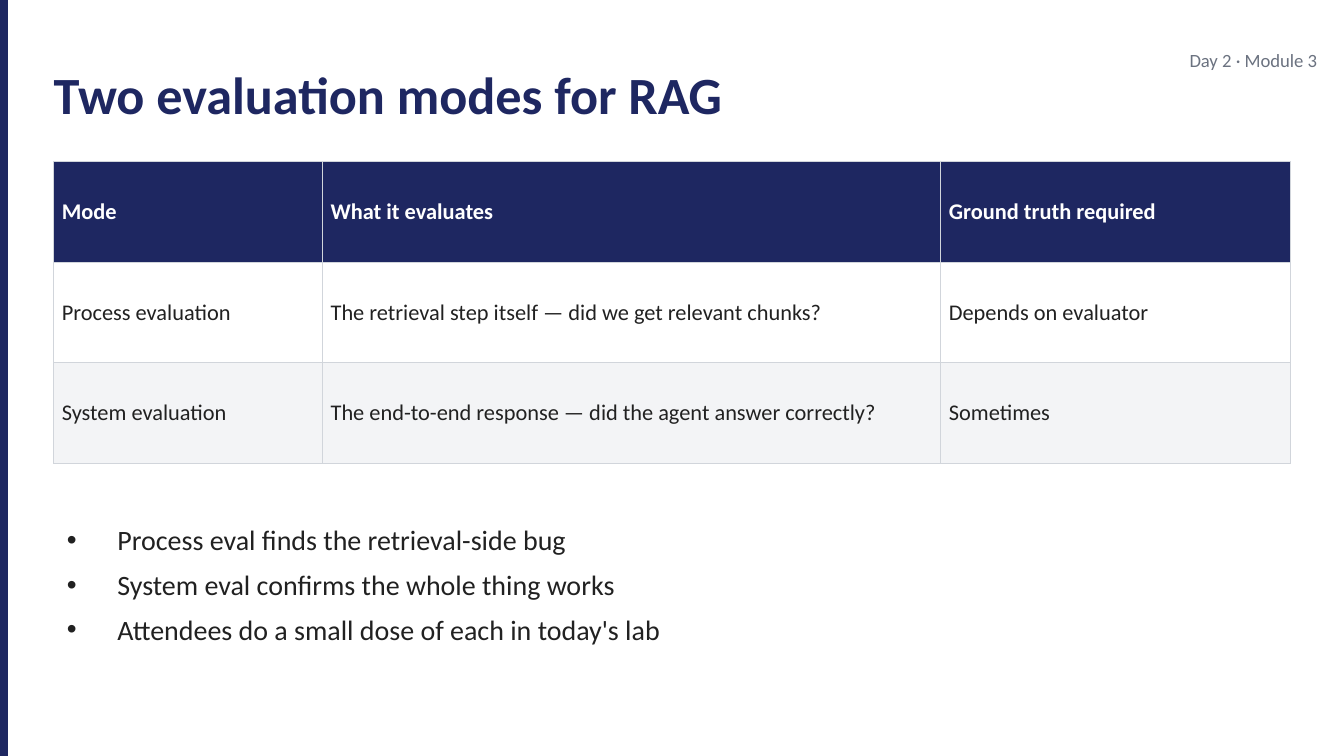
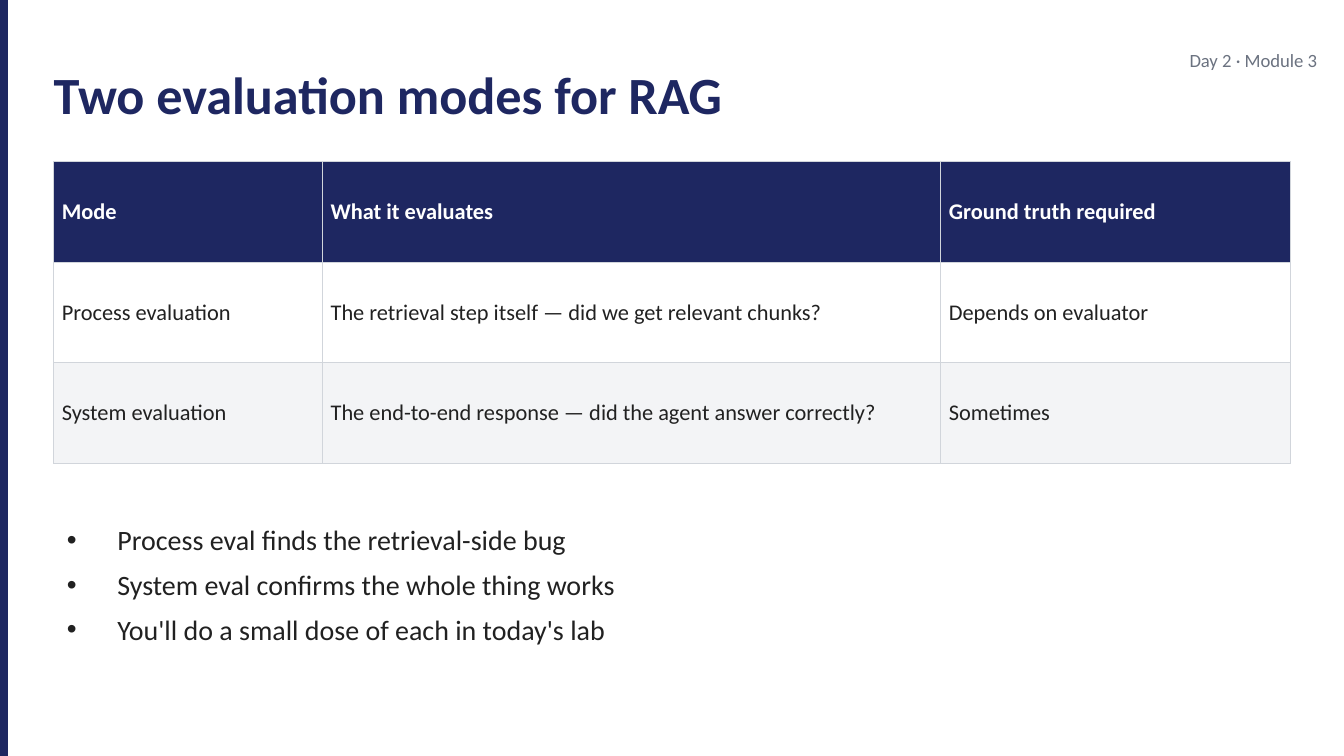
Before and after one commit to JimPiquant/Building-AI-Apps-and-Agents, a slide deck: slide 3 of decks/day2/module-3-eval-retrieval.pptx. Drawn at 1344x756 pixels with LibreOffice and Linux fonts; fonts in the diff are those of the drawing. Boxes give left, top, right and bottom in pixels: in the first picture for what was removed or moved away, otherwise in the second. Text is boxed around its words. In the diff, an @@ line names an element or a change of style, - is before the commit and + after.

```diff
--- a/decks/day2/module-3-eval-retrieval.pptx
+++ b/decks/day2/module-3-eval-retrieval.pptx
@@ text at <box>117,620,605,645</box>: text changed @@
-• Attendees do a small dose of each in today's lab
+• You'll do a small dose of each in today's lab
```
Also in this commit, not shown: 1 other slide changed, 25 other files.
